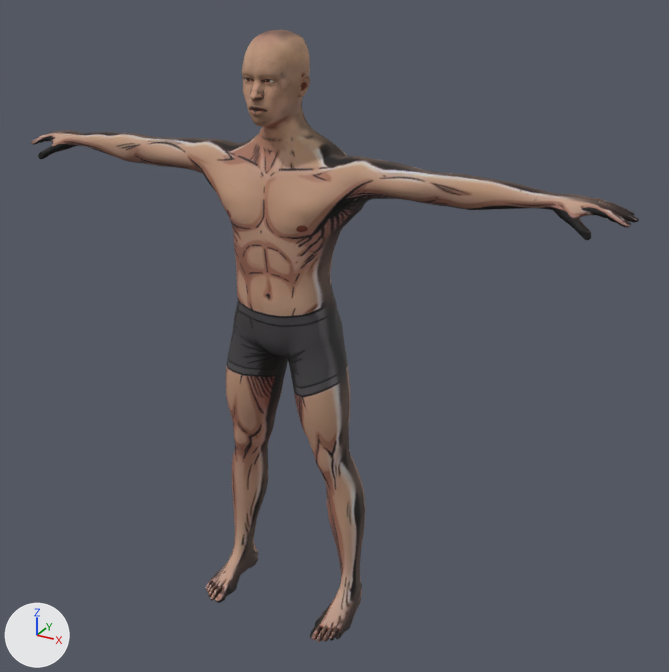
A saved change to the Blender file Art/Characters/Base/BaseBody_Male.blend.
One viewpoint serves both versions: a 50 mm camera at (1.329, -2.159, 2.023) aimed at (0.126, 0.029, 0.93). Every picture has the same lights, and +X, +Y and +Z are marked at lower left. The older version comes first.

The first picture shows 'SK_BaseBody_Male'.
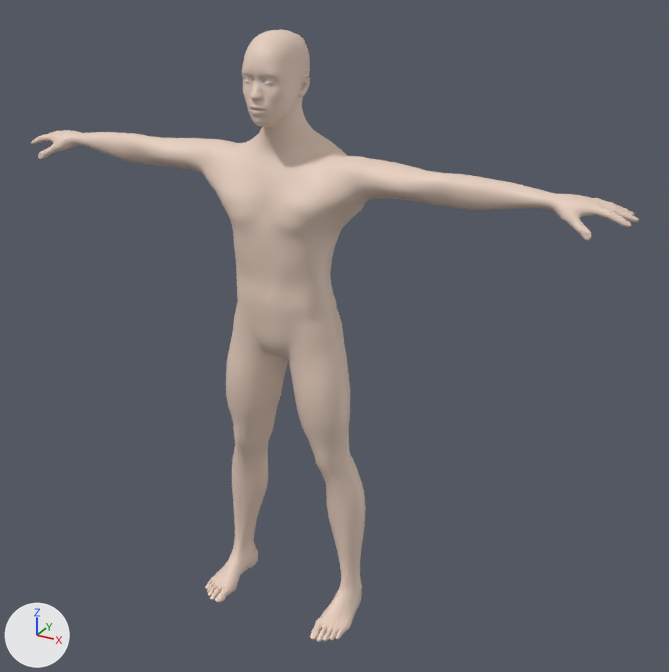
Boxes [x1, y1, x2, y2] around the edits, measured in the pictures (669 x 672 px):
'SK_BaseBody_Male', surface changed (brown to beige): [31, 29, 639, 642] in both

Diff of the bpy script that builds the scene:
```diff
--- a/Art/Characters/Base/BaseBody_Male.blend.py
+++ b/Art/Characters/Base/BaseBody_Male.blend.py
@@ mat_m_skin @@
 mat_m_skin = principled_material('M_Skin')
-mat_m_skin.texture = img_t_body_male_basecolor_drawn_png
-mat_m_skin.roughness = 0.75
+mat_m_skin.base_color = (0.8, 0.62, 0.52)  # beige #e7cebf
```
